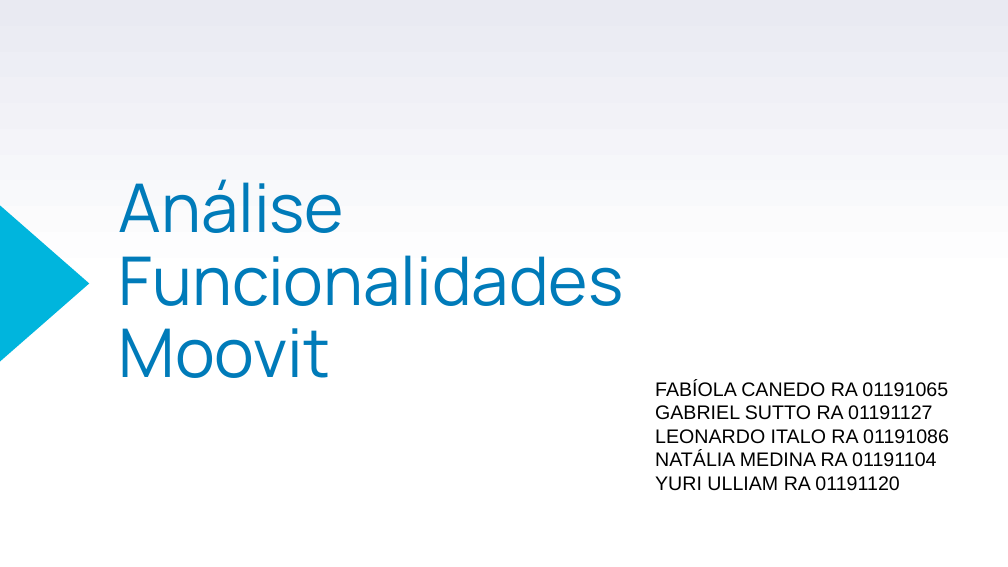
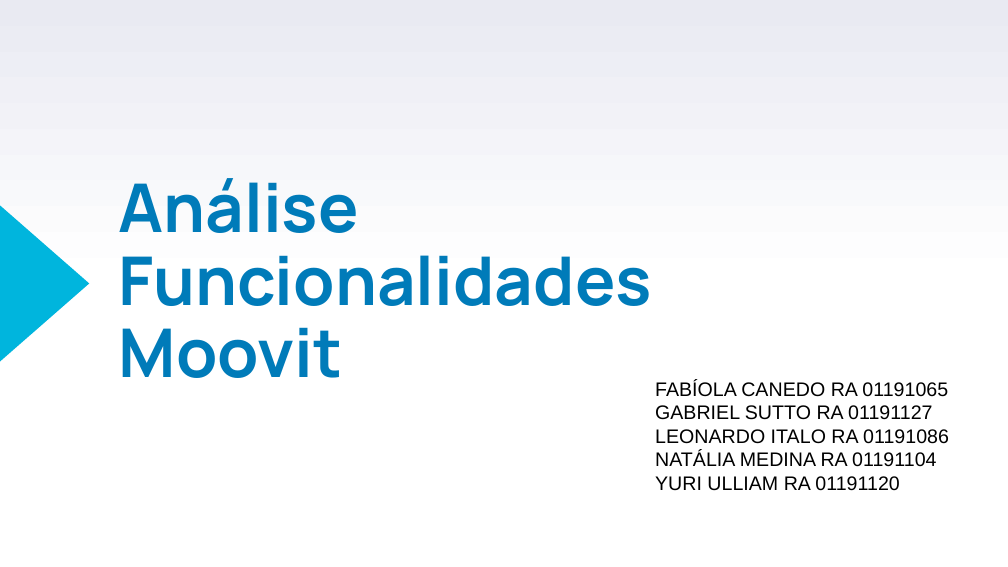
Before and after one commit to Fabicaneyu/minehash-1, a slide deck: slide 1 of Moovit_Alex/grupo1_moovit.pptx. Drawn at 1008x567 pixels with LibreOffice and Linux fonts; fonts in the diff are those of the drawing. Boxes give left, top, right and bottom in pixels: in the first picture for what was removed or moved away, otherwise in the second. Text is boxed around its words. In the diff, an @@ line names an element or a change of style, - is before the commit and + after.

```diff
--- a/Moovit_Alex/grupo1_moovit.pptx
+++ b/Moovit_Alex/grupo1_moovit.pptx
@@ title "Análise Funcionalidades Moovit" at [119, 178, 652, 378]: bold on @@
```
Also in this commit, not shown: 4 other slides changed.
